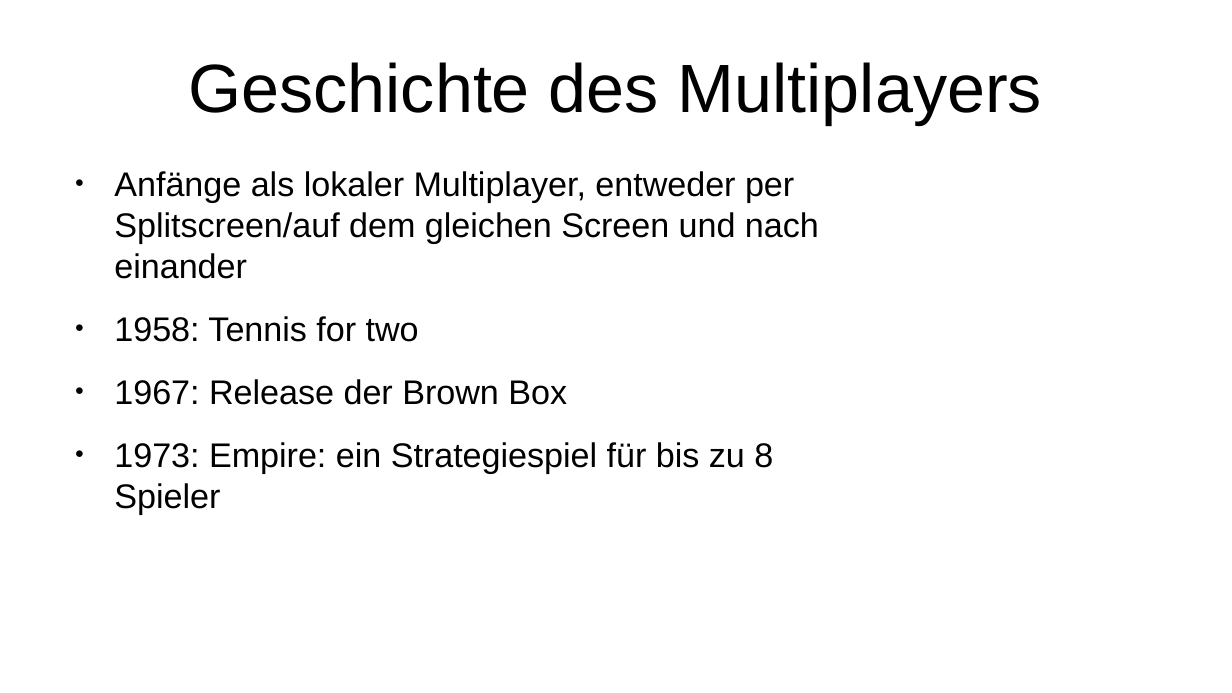
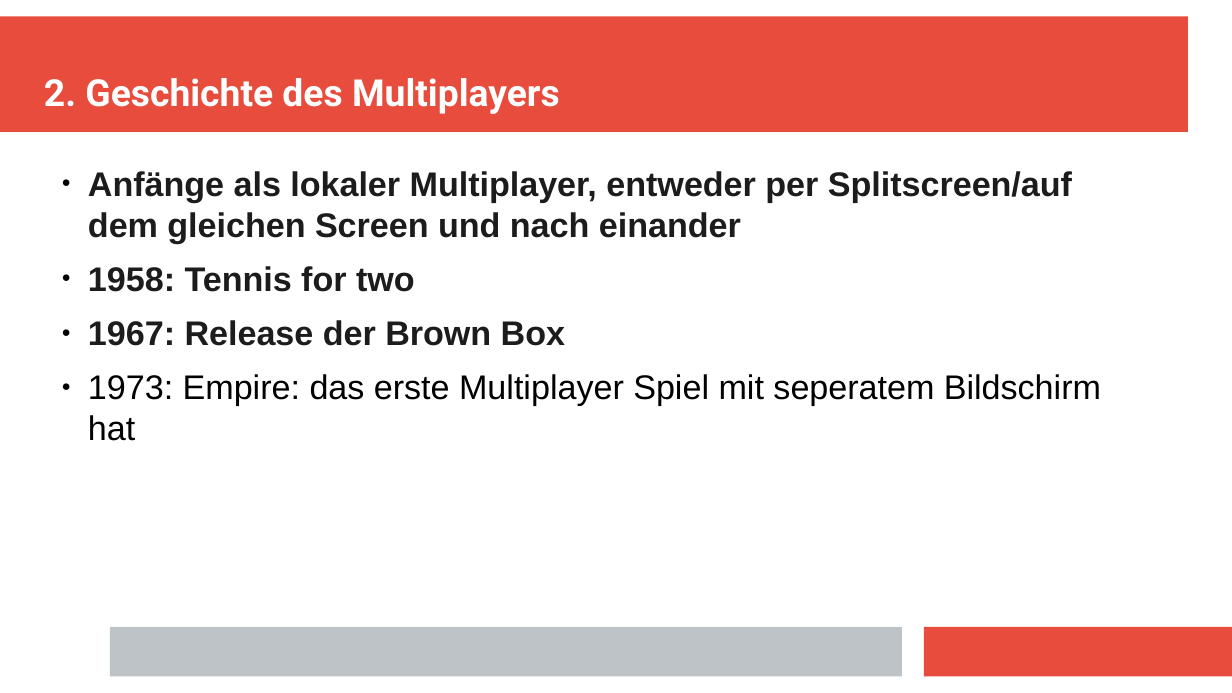
Before and after one commit to Aureumignis/UniStuff, a slide deck: slide 7 of WISE2020/HTiESD/HTiEDS_Praesentation.odp. Drawn at 1232x693 pixels with LibreOffice and Linux fonts; fonts in the diff are those of the drawing. Boxes give left, top, right and bottom in pixels: in the first picture for what was removed or moved away, otherwise in the second. Text is boxed around its words. In the diff, an @@ line names an element or a change of style, - is before the commit and + after.

```diff
--- a/WISE2020/HTiESD/HTiEDS_Praesentation.odp
+++ b/WISE2020/HTiESD/HTiEDS_Praesentation.odp
@@ rectangle added at (0,17,1188,132), fill #E74C3C @@
@@ title "2. Geschichte des Multiplayers" at (44,78,560,114): vertical alignment middle to bottom @@
@@ title at (44,78,560,114): text changed; size 44 to 24 pt; font Arial to Roboto; text colour #000000 to #FFFFFF; bold on @@
-Geschichte des Multiplayers
+2. Geschichte des Multiplayers
@@ text at (88,171,1072,346): text colour #000000 to #1C1C1C, bold on in "Anfänge als lokaler Multiplayer, entweder per Splitscreen/au ...", "1958: Tennis for two", "1967: Release der Brown Box"; indent changed; less space between paragraphs @@
@@ text at (88,374,1101,441): text changed @@
-● 1973: Empire: ein Strategiespiel für bis zu 8 Spieler
+● 1973: Empire: das erste Multiplayer Spiel mit seperatem Bildschirm hat
@@ rectangle added at (110,627,902,676), fill #BDC3C7 @@
@@ rectangle added at (925,627,1232,676), fill #E74C3C @@
```
Also in this commit, not shown: 14 other slides changed, 3 slides added, 1 slide removed.
